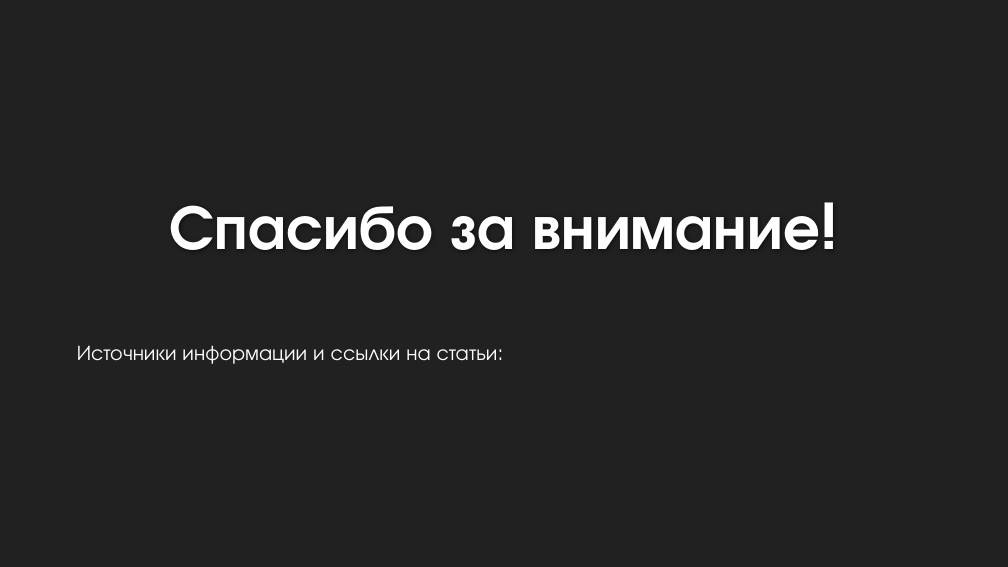
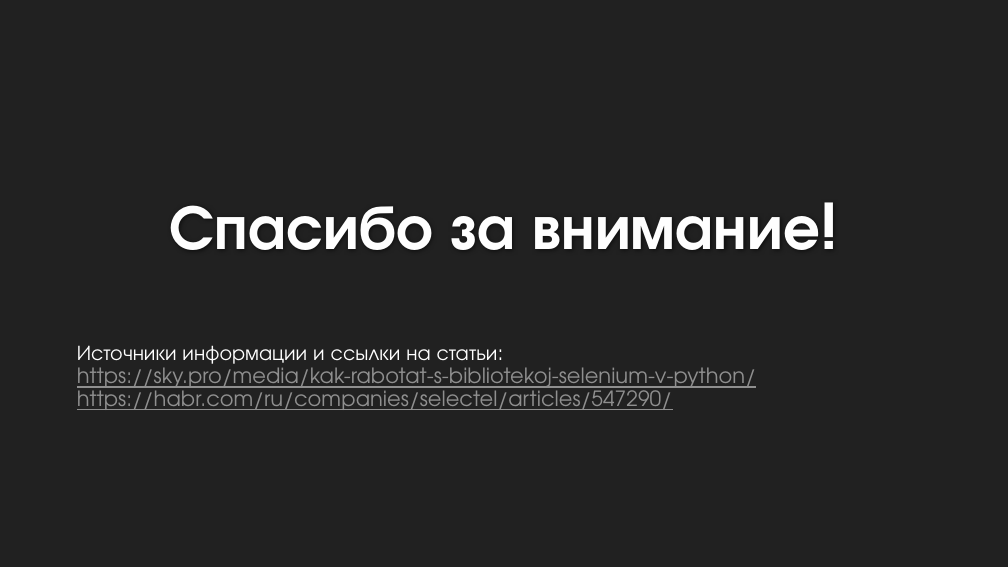
Before and after one commit to moiz303/google_downloader, a slide deck: slide 10 of Гугл-бот.pptx. Drawn at 1008x567 pixels with LibreOffice and Linux fonts; fonts in the diff are those of the drawing; background and template pictures are left out. Boxes give left, top, right and bottom in pixels: in the first picture for what was removed or moved away, otherwise in the second. Text is boxed around its words. In the diff, an @@ line names an element or a change of style, - is before the commit and + after.

```diff
--- a/Гугл-бот.pptx
+++ b/Гугл-бот.pptx
@@ text at (x1=77, y1=361, x2=756, y2=410): paragraphs added @@
+https://sky.pro/media/kak-rabotat-s-bibliotekoj-selenium-v-python/
+https://habr.com/ru/companies/selectel/articles/547290/
```
Also in this commit, not shown: 1 other file.
